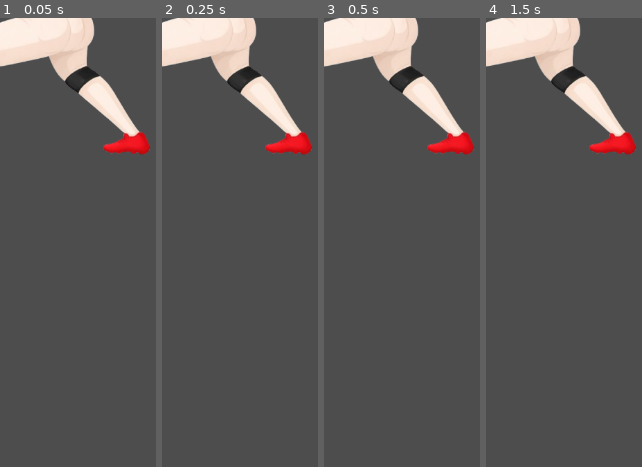
Above: before the commit, frames 1-4 (left to right).
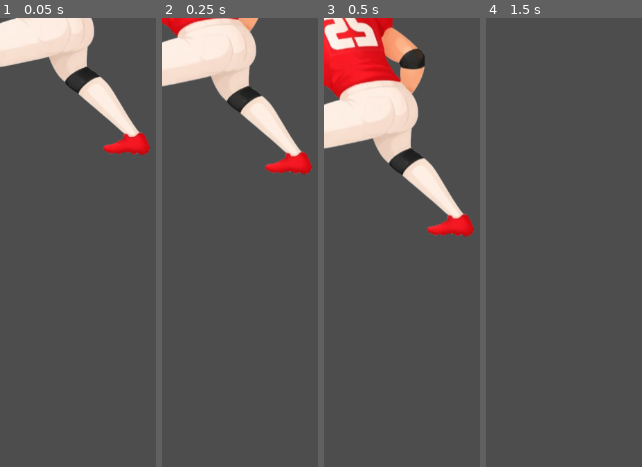
Above: after the commit, the same moments.

Repository: Hunter-Canole/Final-Project-Game-Dev
Game: Godot game, scene res://defense.tscn
Same seed, same stepped clock (60 frames per second), same inputs: the game is played once before the commit and once after it. The project has no main scene, so this scene is started directly.
Inputs:
- Up to frame 1 (0.05 s): no input
- Up to frame 2 (0.25 s): no input
- Up to frame 3 (0.5 s): no input
- Up to frame 4 (1.5 s): tap Enter (ui_accept) at 0.5, 0.77 s; hold Right (ui_right) from 0.53 s (still down)

The runs differ from the first frame. In frame 1, 0.7% of the frame differs, in the area x 0-95%, y 0-31%; in frame 2, 9.9%; in frame 3, 22%, in the area x 0-97%, y 0-49%; in frame 4, 9.9%.
Error before the commit: Parse Error: Identifier "hit_player" not declared in the current scope. (res://defense.gd:20)

Commit message:
Defensive guy might work

Diff:
--- a/final-project-game-dev/defense.gd
+++ b/final-project-game-dev/defense.gd
@@ -3,7 +3,8 @@
 
 const SPEED = 300.0
 const JUMP_VELOCITY = -400.0
-
+signal hit_player
+var is_diving = false
 
 func _physics_process(delta: float) -> void:
 	# Add the gravity.
@@ -13,13 +14,18 @@
 	move_and_slide()
 
 func _ready():
-	$AnimatedSprite2D.animation = 'idle'
-	$AnimatedSprite2D.play()
+	if is_diving == false:
+		$AnimatedSprite2D.animation = 'idle'
+		$AnimatedSprite2D.play()
 
 func _on_hitbox_body_entered(body: Node2D) -> void:
 	hit_player.emit()
 
 
 func _on_hurtbox_body_entered(body: Node2D) -> void:
+	is_diving = true
+	$Hitbox_Normal.disabled = true
+	$Hitbox_Diving.disabled = false
+	$Hurtbox.disabled = true
 	$AnimatedSprite2D.animation = 'diving'
 	$AnimatedSprite2D.play()
--- a/final-project-game-dev/defense.tscn
+++ b/final-project-game-dev/defense.tscn
@@ -44,16 +44,19 @@
 [sub_resource type="RectangleShape2D" id="RectangleShape2D_t4un6"]
 size = Vector2(411, 2080)
 
+[sub_resource type="RectangleShape2D" id="RectangleShape2D_b1r40"]
+size = Vector2(563, 203)
+
 [node name="defense" type="CharacterBody2D"]
 script = ExtResource("1_b1r40")
 
 [node name="AnimatedSprite2D" type="AnimatedSprite2D" parent="."]
 sprite_frames = SubResource("SpriteFrames_feujx")
-animation = &"diving"
+animation = &"dead"
 
-[node name="Hitbox" type="Area2D" parent="."]
+[node name="Hitbox_Normal" type="Area2D" parent="."]
 
-[node name="CollisionShape2D" type="CollisionShape2D" parent="Hitbox"]
+[node name="CollisionShape2D" type="CollisionShape2D" parent="Hitbox_Normal"]
 position = Vector2(13, -3)
 shape = SubResource("RectangleShape2D_l8iht")
 
@@ -65,5 +68,12 @@
 shape = SubResource("RectangleShape2D_t4un6")
 debug_color = Color(0.8479224, 0.3725553, 0.13136211, 0.41960785)
 
-[connection signal="body_entered" from="Hitbox" to="." method="_on_hitbox_body_entered"]
+[node name="Hitbox_Diving" type="Area2D" parent="."]
+
+[node name="CollisionShape2D" type="CollisionShape2D" parent="Hitbox_Diving"]
+position = Vector2(3.5, -7.5)
+shape = SubResource("RectangleShape2D_b1r40")
+debug_color = Color(0.9342178, 2.2717715e-05, 0.64352536, 0.41960785)
+
+[connection signal="body_entered" from="Hitbox_Normal" to="." method="_on_hitbox_body_entered"]
 [connection signal="body_entered" from="Hurtbox" to="." method="_on_hurtbox_body_entered"]
Not shown: 1 places in final-project-game-dev/defense.tscn that only renumber resources
